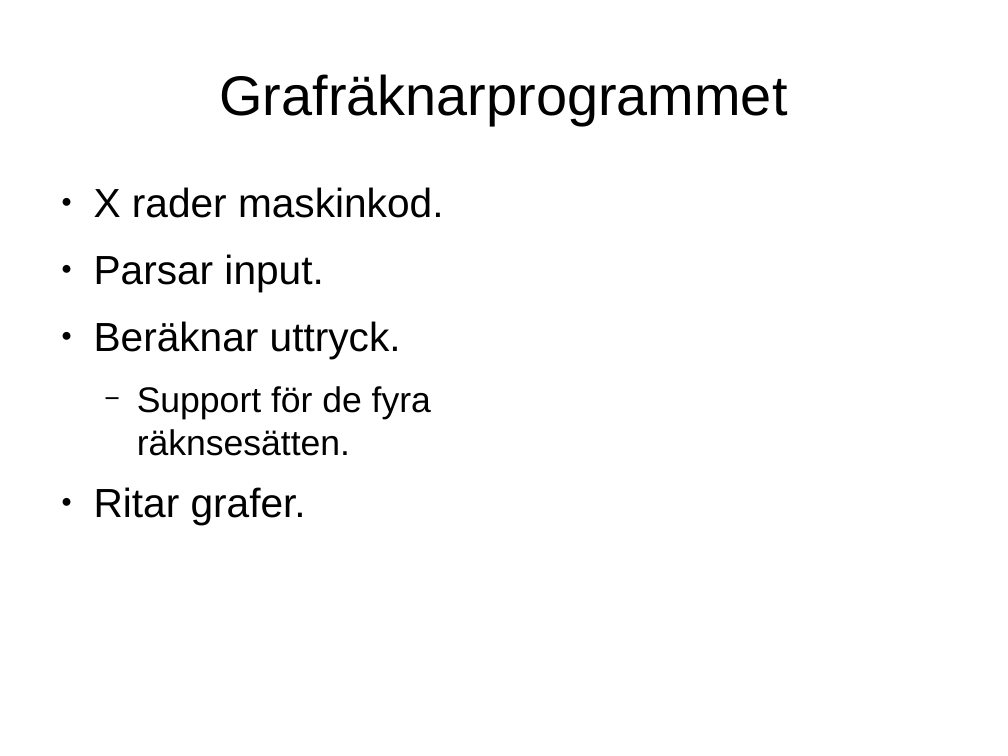
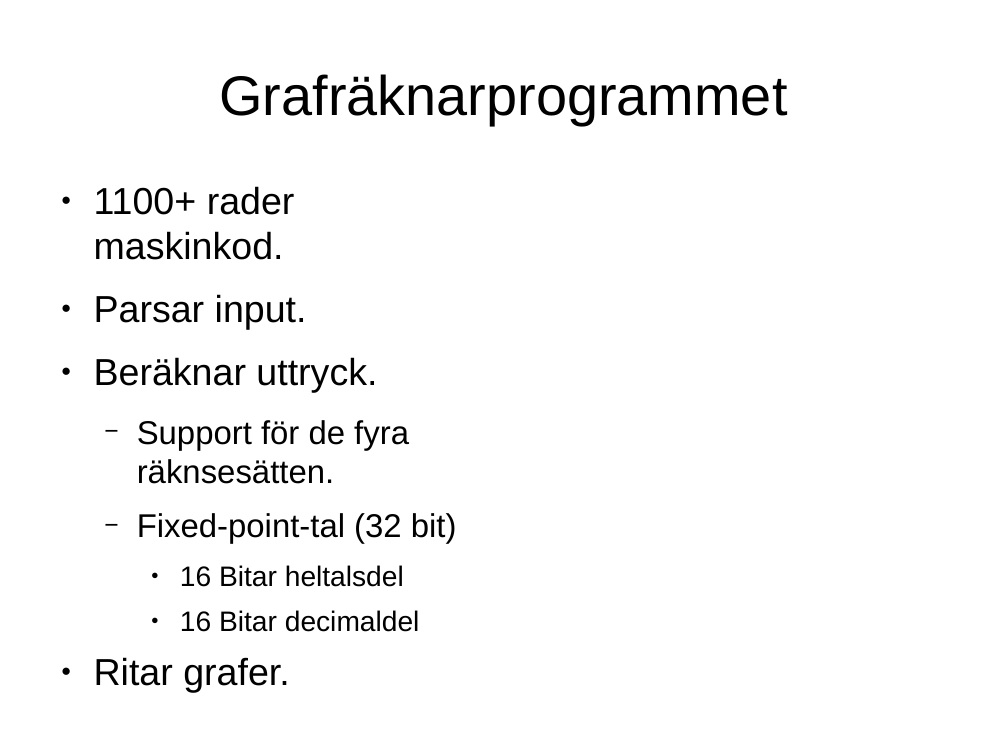
Before and after one commit to Jethro95/TSEA83_Graphing_Calculator, a slide deck: slide 3 of presentation/pp.odp (slide 13 before the commit). Drawn at 1008x756 pixels with LibreOffice and Linux fonts; fonts in the diff are those of the drawing. Boxes give left, top, right and bottom in pixels: in the first picture for what was removed or moved away, otherwise in the second. Text is boxed around its words. In the diff, an @@ line names an element or a change of style, - is before the commit and + after.

```diff
--- a/presentation/pp.odp
+++ b/presentation/pp.odp
@@ text at (94,186,295,260): text changed; size 32 to 29.6 pt @@
-● X rader maskinkod.
+● 1100+ rader maskinkod.
@@ text at (94,294,409,692): size 32 to 29.6 pt in "Parsar input.", "Beräknar uttryck.", "Ritar grafer."; size 28 to 25.9 pt in "Support för de fyra räknsesätten." @@
@@ text at (137,513,457,632): paragraphs added @@
+  − Fixed-point-tal (32 bit)
+    ● 16 Bitar heltalsdel
+    ● 16 Bitar decimaldel
```
Also in this commit, not shown: 5 other slides changed, 1 other file.
